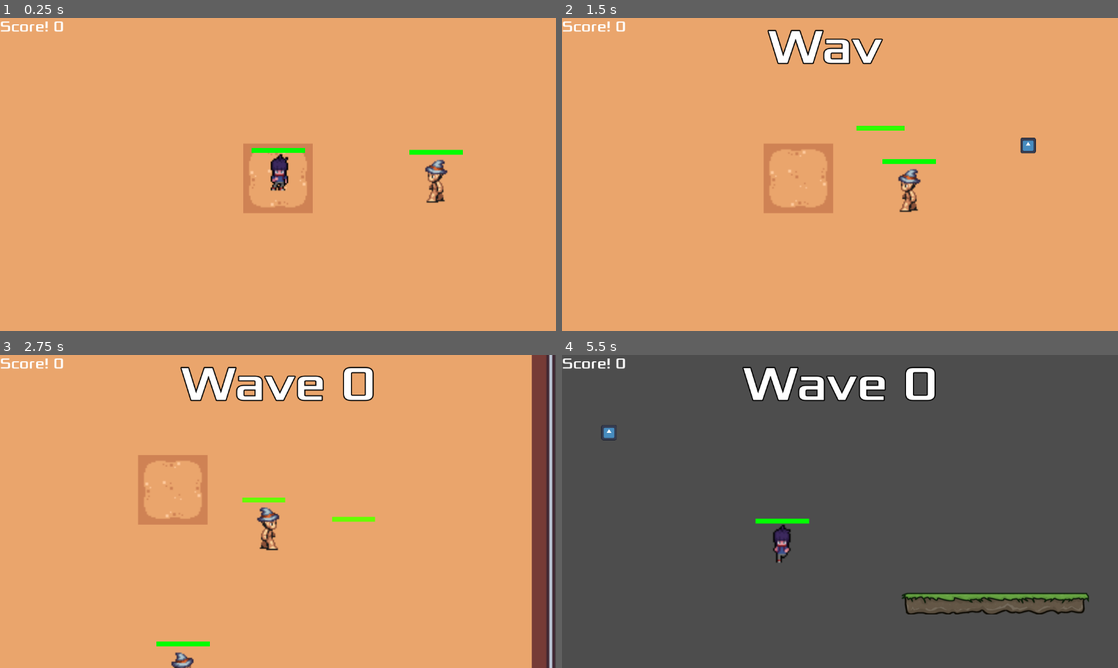
Above: before the commit, frames 1-4 (two rows, left to right).
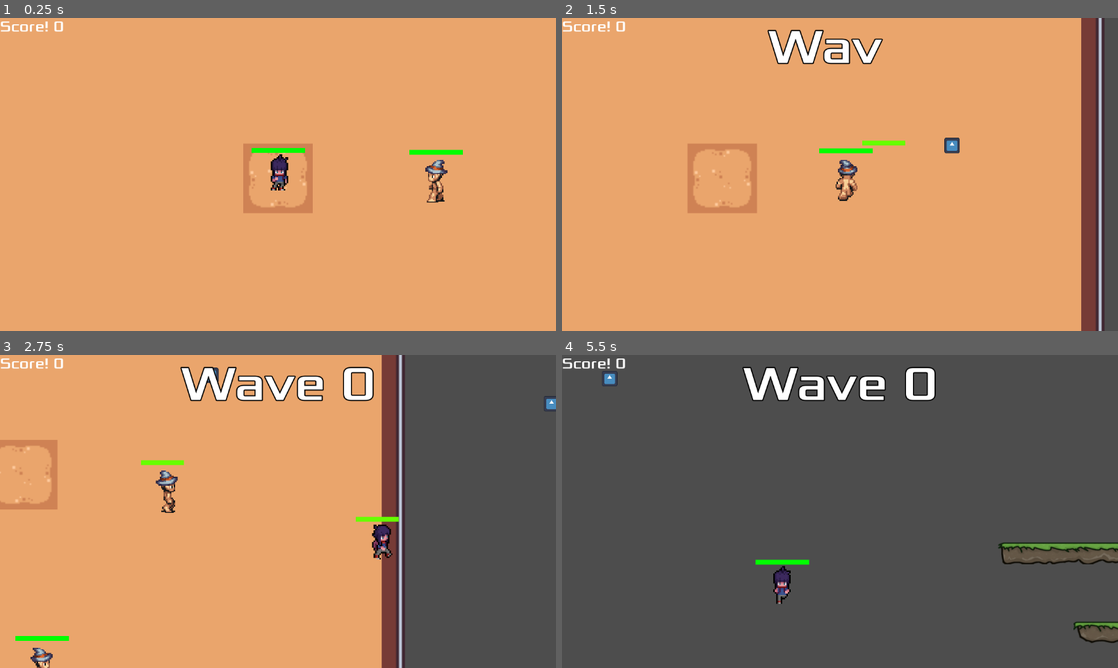
Above: after the commit, the same moments.

Repository: AlfredoAlfredo1313/ProjJogos
Game: Godot game, scene res://Main.tscn
Same seed, same stepped clock (60 frames per second), same inputs: the game is played once before the commit and once after it. The engine's default icon, where the game draws it, is replaced by a stand-in: a white triangle on a blue panel in a dark square.
Inputs (mouse positions are in pixels of both pictures, inside the frame that each line leads up to):
- Up to frame 1 (0.25 s): no input
- Up to frame 2 (1.5 s): move the mouse to (962, 158) at 0.52 s; press the mouse at (962, 158) at 0.53 s; hold D (right) 0.53-1.28 s; tap Space (dodge, bound only after the commit) at 0.8, 1.35 s; move the mouse to (728, 190) at 1.27 s; release the mouse at (728, 190) at 1.28 s; hold S (down) from 1.28 s (still down)
- Up to frame 3 (2.75 s): click (166, 527) at 1.55 s; move the mouse to (333, 442) at 2.02 s; release S (down) at 2.03 s; press the mouse at (333, 442) at 2.03 s; hold D (right) from 2.03 s (still down); tap Space (dodge, bound only after the commit) at 2.3 s
- Up to frame 4 (5.5 s): move the mouse to (812, 574) at 2.77 s; release D (right) at 2.78 s; release the mouse at (812, 574) at 2.78 s; hold W (up) 2.78-3.53 s; tap 2 (go_to_level_2) at 2.85 s; click (812, 574) at 3.05 s; move the mouse to (1006, 558) at 3.52 s; hold A (left) 3.53-5.03 s; tap Space (dodge, bound only after the commit) at 3.6, 5.1 s; move the mouse to (673, 464) at 4.27 s; click (673, 464) at 4.35 s; move the mouse to (867, 511) at 5.02 s; hold S (down) from 5.03 s (still down)

The runs differ from the first frame. In frame 1, 0.2% of the frame differs, in the area x 48-81%, y 43-60%; in frame 2, 10%; in frame 3, 35%, in the area x 0-100%, y 0-100%; in frame 4, 3.4%.

Commit message:
Dodge Implementado

Diff:
--- a/Inimigos/EnemyShooter.tscn
+++ b/Inimigos/EnemyShooter.tscn
@@ -513,6 +513,8 @@
 shader_parameter/red = Vector3(1, 0, 0)
 
 [node name="Destructable" type="Area2D" groups=["Destructable"]]
+z_as_relative = false
+y_sort_enabled = true
 collision_layer = 7
 collision_mask = 8
 script = ExtResource("1_3yf0x")
@@ -524,12 +526,14 @@
 script = ExtResource("2_y4bpy")
 
 [node name="AnimatedSprite2D" type="AnimatedSprite2D" parent="CollisionShape2D"]
+texture_filter = 1
 position = Vector2(2, -0.5)
 scale = Vector2(2.67, 2.67)
 sprite_frames = SubResource("SpriteFrames_46lft")
 animation = &"left"
 
 [node name="ChapeuAnimate" type="AnimatedSprite2D" parent="CollisionShape2D"]
+texture_filter = 1
 position = Vector2(2, -0.5)
 scale = Vector2(2.67, 2.67)
 sprite_frames = SubResource("SpriteFrames_n5h5q")
--- a/Levels/Level1.tscn
+++ b/Levels/Level1.tscn
@@ -162,7 +162,14 @@
 [node name="AnimPlayer" parent="." groups=["Player"] instance=ExtResource("1_ysn8j")]
 position = Vector2(600, 400)
 motion_mode = 1
+speed = 300.0
+knockback_strength = 300
+knockback_duration = 0.2
+jump_speed = -1000.0
+gravity = 2500.0
 bullet = ExtResource("2_6ll4n")
+isInvincible = false
+TIMER_CONST = 2.0
 
 [node name="Camera2D" type="Camera2D" parent="AnimPlayer"]
 position_smoothing_enabled = true
--- a/Player/AnimPlayer.gd
+++ b/Player/AnimPlayer.gd
@@ -20,6 +20,13 @@
 var knockback_velocity = Vector2.ZERO
 var knockback_timer = 0.0
 
+@onready var dodge_timer = $DodgeTimer
+@onready var dodge_recovery_timer = $DodgeRecoveryTimer
+@export var dodge_strengh = 900
+var dodge_velocity = Vector2.ZERO
+var mid_dodge = false
+var dodge_recovery = false
+
 func _ready() -> void:
 	vida.recebeu_dano.connect(
 		func(pos:Vector2):
@@ -28,7 +35,7 @@
 			apply_knockback(pos)
 	)
 
-var last_dir_name := "down"  # Direção inicial padrão
+var last_dir_name := "down"  # Direção inicial padrãoaaaa
 func animate_side():
 	var dir = velocity.normalized()
 
@@ -61,12 +68,6 @@
 	sprite.play(last_dir_name)
 
 func get_side_input():
-	velocity.x = 0
-	var vel : Vector2
-	vel.x = Input.get_axis("left", "right")
-	vel.y = Input.get_axis("up", "down")
-	velocity = vel.normalized() * speed
-
 	if Input.is_action_just_pressed("click"):
 		basic_gun.shoot()
 		lock_gun.shoot()
@@ -76,27 +77,25 @@
 	get_side_input()
 	animate_side()
 
-func get_8way_input():
-	var input_direction = Input.get_vector("left", "right", "up", "down")
-	velocity = input_direction * speed
-
-
-
 func aim(delta):
 	var dir_pointer = get_viewport().get_mouse_position()
-
 
 func _physics_process(delta):
 	var input_vector = Vector2.ZERO
 	aim(delta)
-	if knockback_timer <= 0:
+	if knockback_timer <= 0 and !mid_dodge:
 		input_vector.x = Input.get_action_strength("right") - Input.get_action_strength("left")
 		input_vector.y = Input.get_action_strength("down") - Input.get_action_strength("up")
 		input_vector = input_vector.normalized()
-		velocity = input_vector * speed
-	else:
+		if Input.is_action_just_pressed("dodge") and !dodge_recovery:
+			apply_dodge(input_vector)
+		else:
+			velocity = input_vector * speed
+	elif !mid_dodge:
 		knockback_timer -= delta
 		velocity = knockback_velocity
+	else:
+		velocity = dodge_velocity
 	move_side()
 	timerIvencibility(delta)
 
@@ -117,6 +116,13 @@
 	isInvincible = true
 	jump_sound.play()
 
+func apply_dodge(direction: Vector2):
+	mid_dodge = true
+	dodge_recovery = true
+	dodge_velocity = direction * dodge_strengh
+	velocity = dodge_velocity
+	dodge_timer.start()
+	dodge_recovery_timer.start()
 
 func timerIvencibility(delta):
 	if !isInvincible :
@@ -125,3 +131,9 @@
 	if timer<=0 :
 		isInvincible = false
 		timer = TIMER_CONST
+
+func _on_dodge_timer_timeout() -> void:
+	mid_dodge = false
+
+func _on_dodge_recovery_timer_timeout() -> void:
+	dodge_recovery = false
--- a/Player/AnimPlayer.tscn
+++ b/Player/AnimPlayer.tscn
@@ -769,11 +769,14 @@
 shader_parameter/red = Vector3(1, 0, 0)
 
 [node name="AnimPlayer" type="CharacterBody2D"]
+z_as_relative = false
+y_sort_enabled = true
 collision_layer = 9
 collision_mask = 9
 script = ExtResource("1_kpjcp")
 
 [node name="PlayerSprite" type="AnimatedSprite2D" parent="."]
+texture_filter = 1
 scale = Vector2(3, 3)
 sprite_frames = SubResource("SpriteFrames_efikj")
 animation = &"idle_up"
@@ -822,5 +825,15 @@
 [node name="Line2D" type="Line2D" parent="LockOnGun"]
 visible = false
 
+[node name="DodgeTimer" type="Timer" parent="."]
+process_callback = 0
+wait_time = 0.3
+
+[node name="DodgeRecoveryTimer" type="Timer" parent="."]
+process_callback = 0
+wait_time = 0.7
+
 [connection signal="area_entered" from="Vida" to="LockOnGun" method="_on_area_2d_area_entered"]
 [connection signal="area_exited" from="Vida" to="LockOnGun" method="_on_area_2d_area_exited"]
+[connection signal="timeout" from="DodgeTimer" to="." method="_on_dodge_timer_timeout"]
+[connection signal="timeout" from="DodgeRecoveryTimer" to="." method="_on_dodge_recovery_timer_timeout"]
--- a/project.godot
+++ b/project.godot
@@ -62,3 +62,9 @@
 "events": [Object(InputEventKey,"resource_local_to_scene":false,"resource_name":"","device":-1,"window_id":0,"alt_press …(191 unchanged characters)…
 ]
 }
+dodge={
+"deadzone": 0.2,
+"events": [Object(InputEventKey,"resource_local_to_scene":false,"resource_name":"","device":0,"window_id":0,"alt_pressed":false,"shift_pressed":false,"ctrl_pressed":false,"meta_pressed":false,"pressed":false,"keycode":0,"physical_keycode":32,"key_label":0,"unicode":0,"location":0,"echo":false,"script":null)
+, Object(InputEventMouseButton,"resource_local_to_scene":false,"resource_name":"","device":-1,"window_id":0,"alt_pressed":false,"shift_pressed":false,"ctrl_pressed":false,"meta_pressed":false,"button_mask":0,"position":Vector2(0, 0),"global_position":Vector2(0, 0),"factor":1.0,"button_index":2,"canceled":false,"pressed":false,"double_click":false,"script":null)
+]
+}
